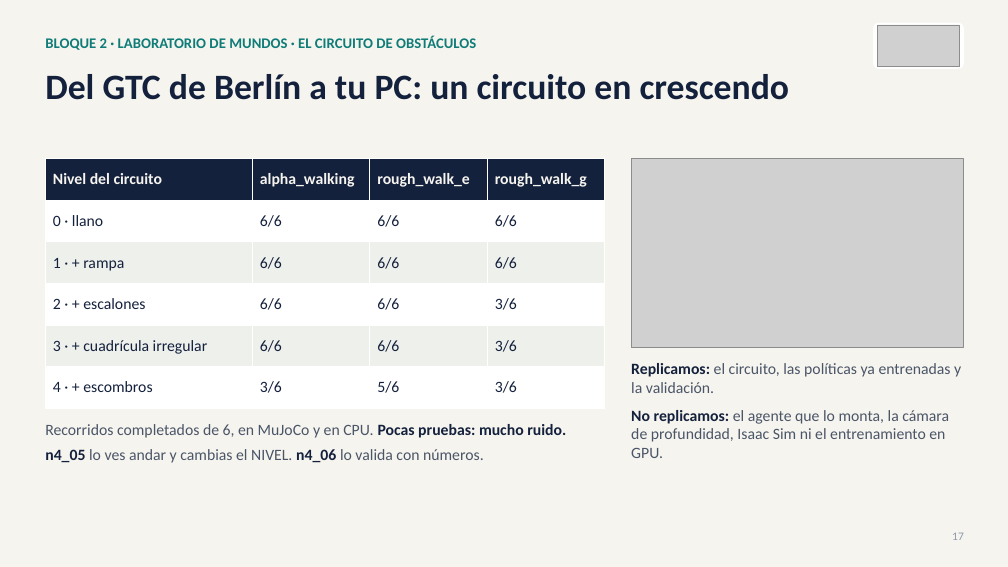
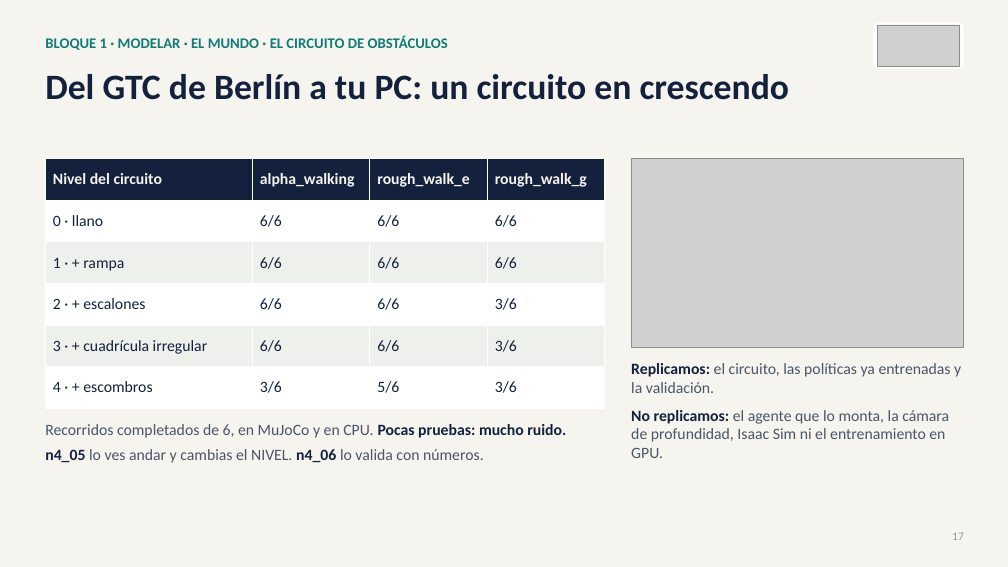
Before and after one commit to david2526IA/taller_microduck_windows, a slide deck: slide 17 of workshop-ia-fisica/presentaciones/Presentacion_03_taller_completo.pptx. Drawn at 1008x567 pixels with LibreOffice and Linux fonts; fonts in the diff are those of the drawing; grey boxes stand for pictures. Boxes give left, top, right and bottom in pixels: in the first picture for what was removed or moved away, otherwise in the second. Text is boxed around its words. In the diff, an @@ line names an element or a change of style, - is before the commit and + after.

Commit message:
Taller en cuatro bloques como el video y la descripcion oficial: Modelar, El entorno y el RL, Entrenar, Desplegar; casos de uso al final

```diff
--- a/workshop-ia-fisica/presentaciones/Presentacion_03_taller_completo.pptx
+++ b/workshop-ia-fisica/presentaciones/Presentacion_03_taller_completo.pptx
@@ text at bbox=[45, 36, 448, 50]: text changed @@
-BLOQUE 2 · LABORATORIO DE MUNDOS · EL CIRCUITO DE OBSTÁCULOS
+BLOQUE 1 · MODELAR · EL MUNDO · EL CIRCUITO DE OBSTÁCULOS
```
Also in this commit, not shown: 40 other slides changed, 3 other files.
